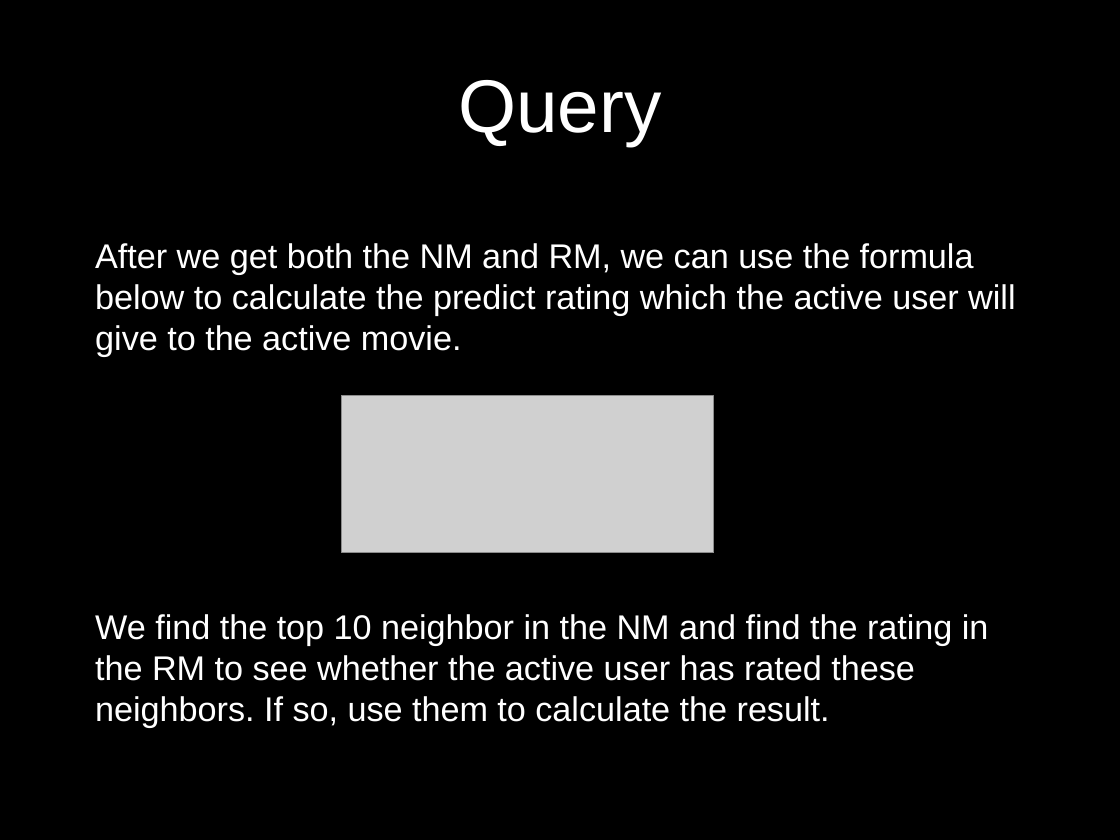
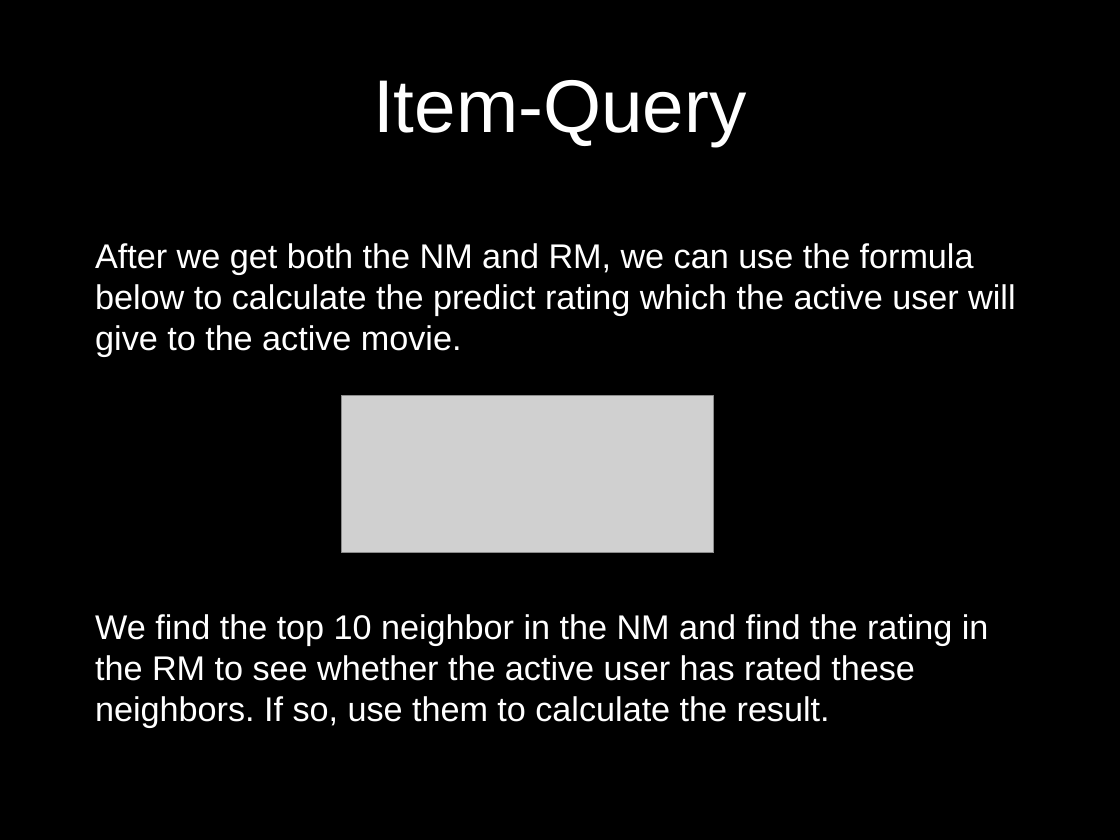
Before and after one commit to UCSBGauchos/MAE-data, a slide deck: slide 15 of Final Presentation.pptx. Drawn at 1120x840 pixels with LibreOffice and Linux fonts; fonts in the diff are those of the drawing; grey boxes stand for pictures; background and template pictures are left out. Boxes give left, top, right and bottom in pixels: in the first picture for what was removed or moved away, otherwise in the second. Text is boxed around its words. In the diff, an @@ line names an element or a change of style, - is before the commit and + after.

```diff
--- a/Final Presentation.pptx
+++ b/Final Presentation.pptx
@@ title at box(373, 80, 746, 146): text changed @@
-Query
+Item-Query
```
Also in this commit, not shown: 4 other slides changed, 6 slides added.
